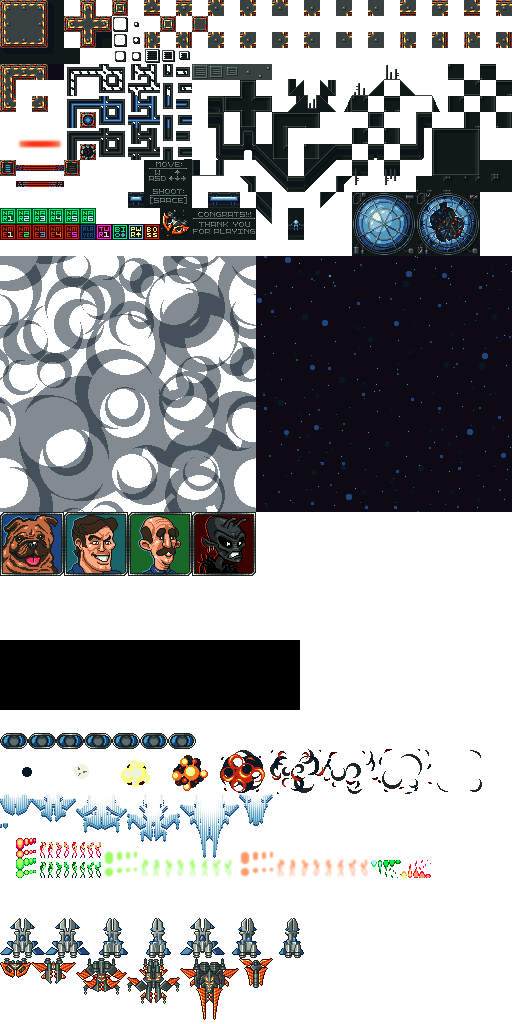
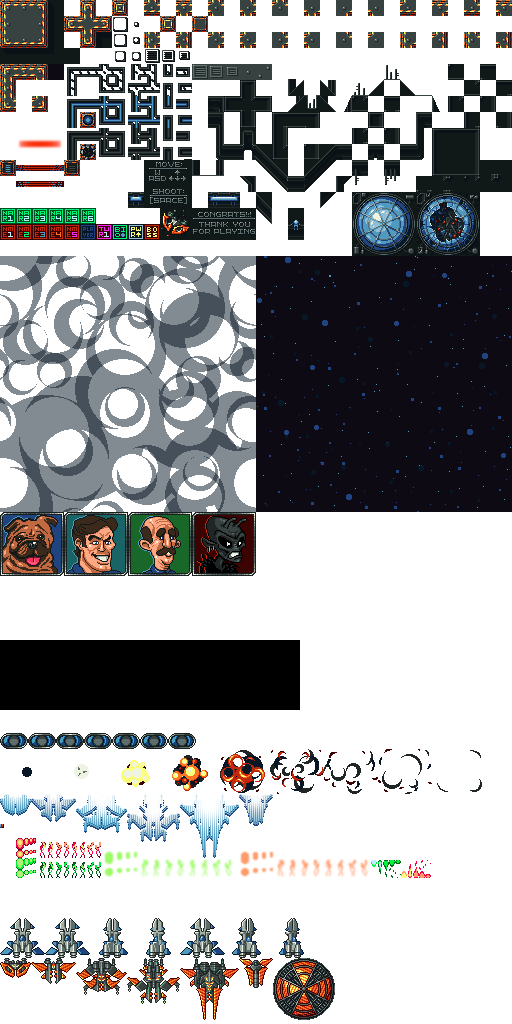
Layered file, before and after one edit (512 x 1024). Changes by layer:
added layer "Layer 13" above "ORIGINAL 2" over left=273, top=958, right=335, bottom=1020
painted on "ORIGINAL 2" over left=2, top=823, right=8, bottom=829
